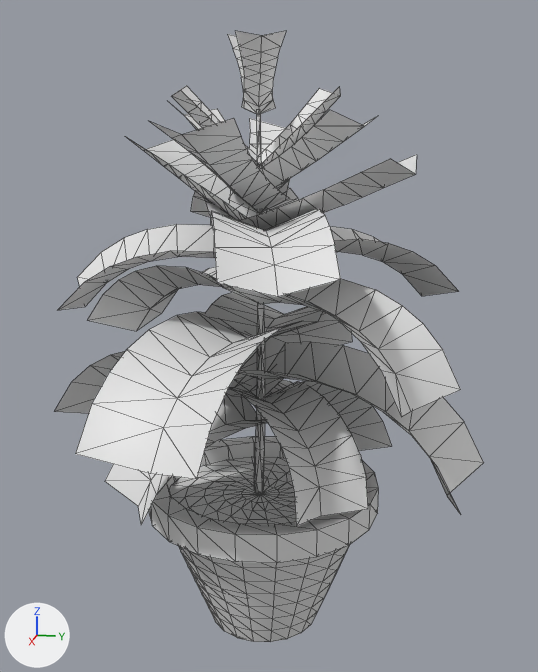
A saved change to the OBJ model ProyectoFinal/ProyectoFinal/Models/planta/planta.obj.
Before and after are seen from a camera (50 mm lens) standing at (0.962, 0.199, 0.189) and looking at (-0.013, 0.004, -0.054). Arrows for +X, +Y and +Z are at lower left; the lights stay in place. Mesh edges are drawn as thin lines. Materials are left out; every surface is plain grey. Where no turn or scale is listed for an object, it has been applied to the vertices. Vertices at the same position are counted once.

Names of what the first picture shows: 'planta'.
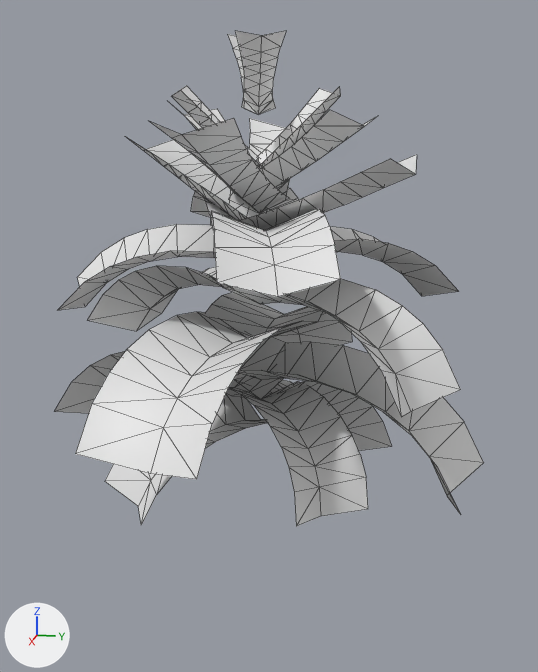
Location of each change, (x1, y1, x2, y2) in pixels of the pictures (538 x 672 px):
'planta', reshaped (19% shorter)
    before: (54, 31, 484, 642)
    after: (54, 31, 484, 527)
part 1 of me_planta, deleted
    before: (149, 437, 379, 563)
part 2 of me_planta, deleted
    before: (178, 545, 349, 642)
part 3 of me_planta, deleted
    before: (170, 457, 296, 525)
part 4 of me_planta, deleted
    before: (254, 109, 265, 492)

The change, as a list of edits to the scene's bpy script:
```text
Change me_planta:
    where me_planta.from_pydata(...)  # 1045 vertices, 1536 faces; spans x -0.302..0.29, y -0.324..0.3, z -0.474..0.338
    used by ob_planta; location = (0.0, 0.0, 0.0)
    me_planta part 1: the loose piece of 161 vertices spanning x -0.169..0.159, y -0.168..0.16, z -0.385..-0.262 is deleted
    me_planta part 2: the loose piece of 160 vertices spanning x -0.151..0.14, y -0.148..0.143, z -0.474..-0.3 is deleted
    me_planta part 3: the loose piece of 101 vertices spanning x -0.121..0.143, y -0.136..0.128, z -0.279..-0.278 is deleted
    me_planta part 4: the loose piece of 47 vertices spanning x -0.013..0.007, y -0.016..0.0, z -0.314..0.243 is deleted
```
